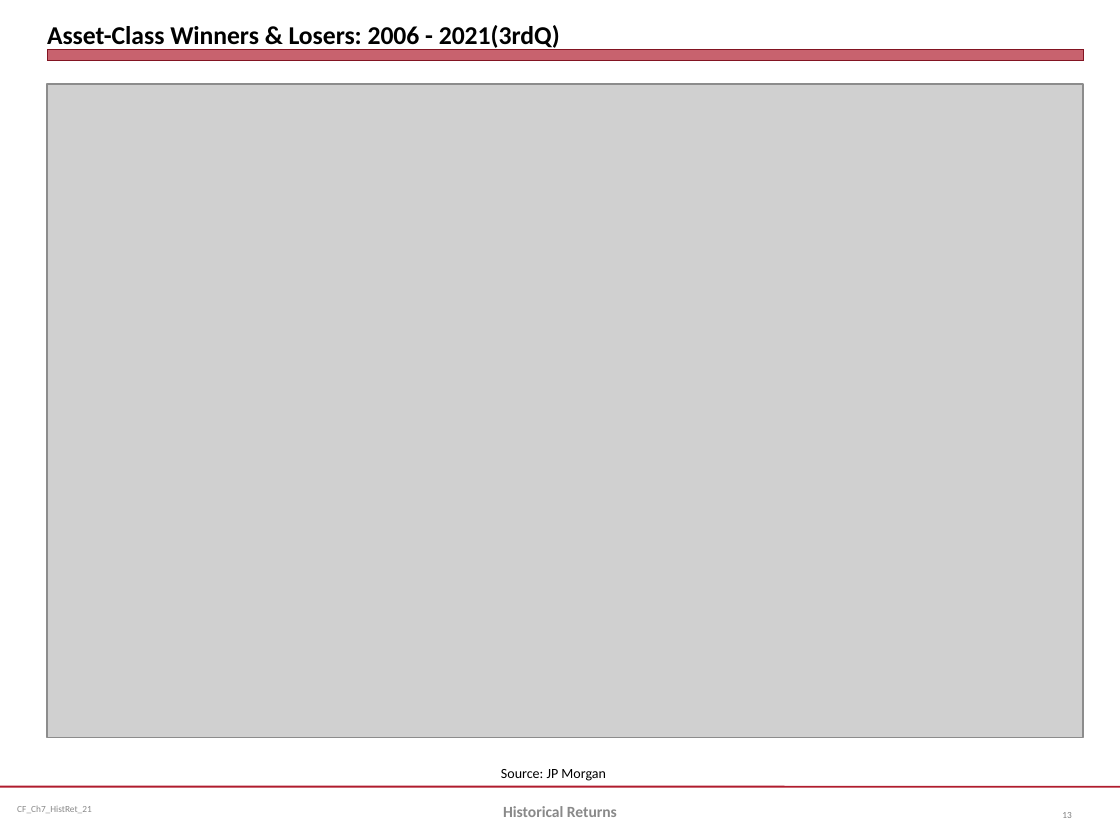
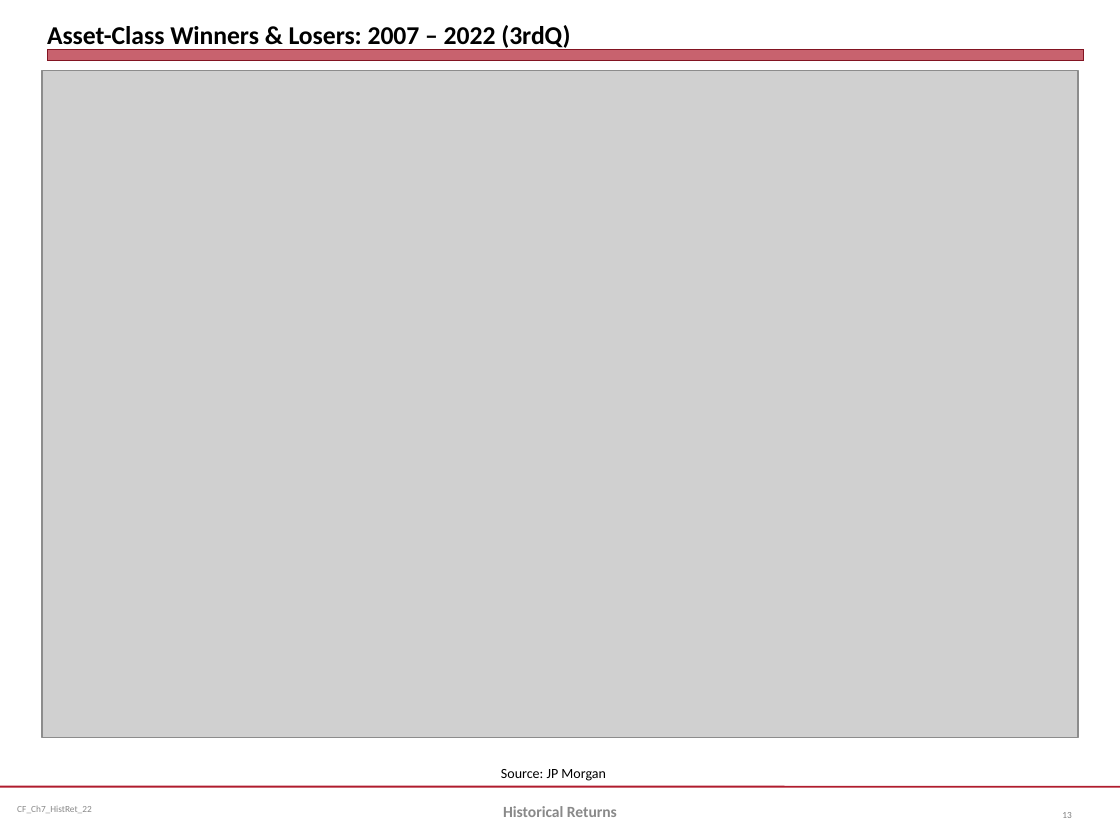
Before and after one commit to jmc877/Corporate-Finance, a slide deck: slide 13 of slides/CF_Ch7_HistRet_22.pptx. Drawn at 1120x840 pixels with LibreOffice and Linux fonts; fonts in the diff are those of the drawing; grey boxes stand for pictures. Boxes give left, top, right and bottom in pixels: in the first picture for what was removed or moved away, otherwise in the second. Text is boxed around its words. In the diff, an @@ line names an element or a change of style, - is before the commit and + after.

```diff
--- a/slides/CF_Ch7_HistRet_22.pptx
+++ b/slides/CF_Ch7_HistRet_22.pptx
@@ title at [47, 25, 570, 50]: text changed @@
-Asset-Class Winners & Losers: 2006 - 2021(3rdQ)
+Asset-Class Winners & Losers: 2007 – 2022 (3rdQ)
@@ picture: place and size @@
-picture at [47, 84, 1083, 737]
+picture at [43, 71, 1079, 737]
```
Also in this commit, not shown: 26 other slides changed, 1 slide added, 1 slide removed, 5 other files.
